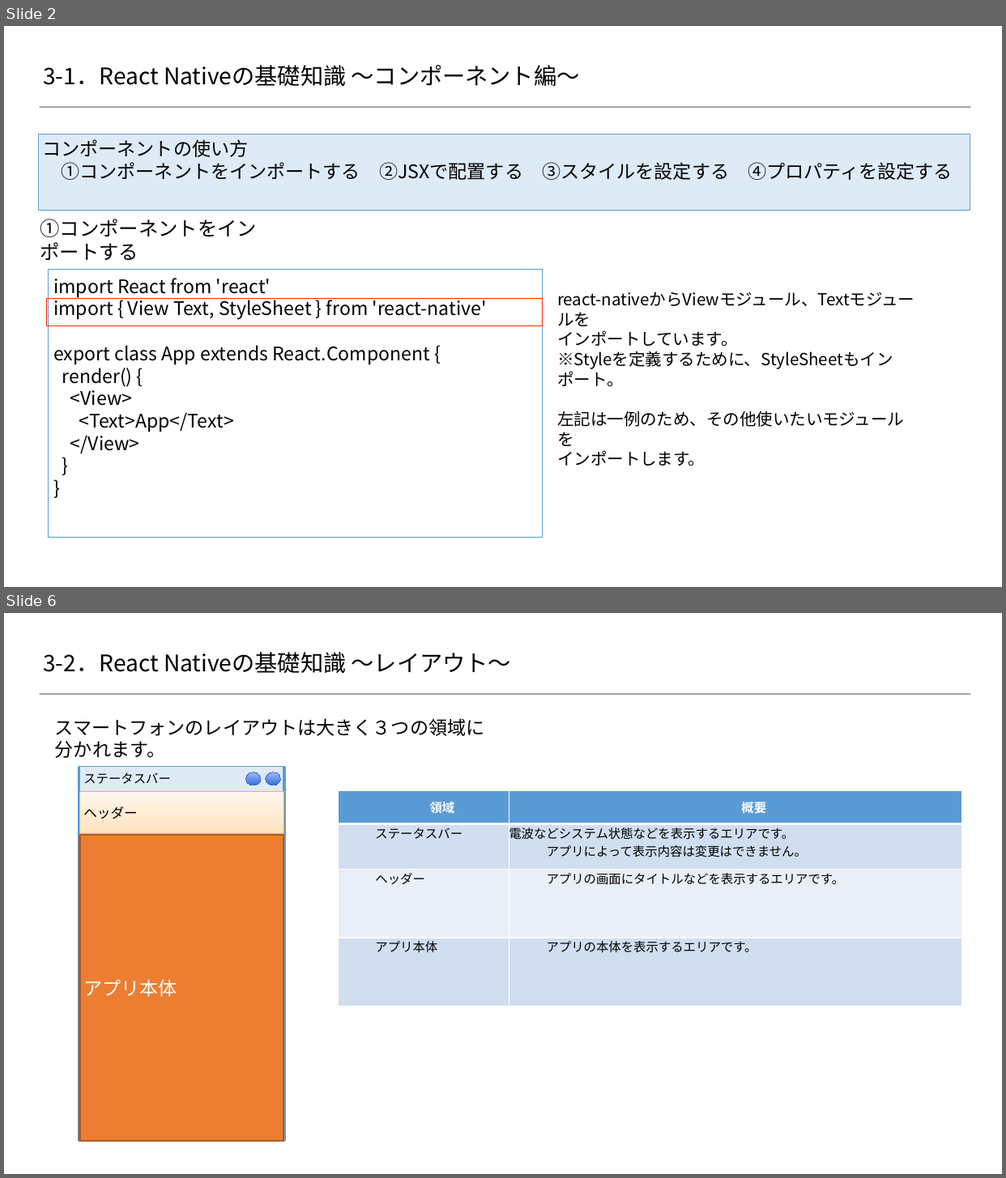
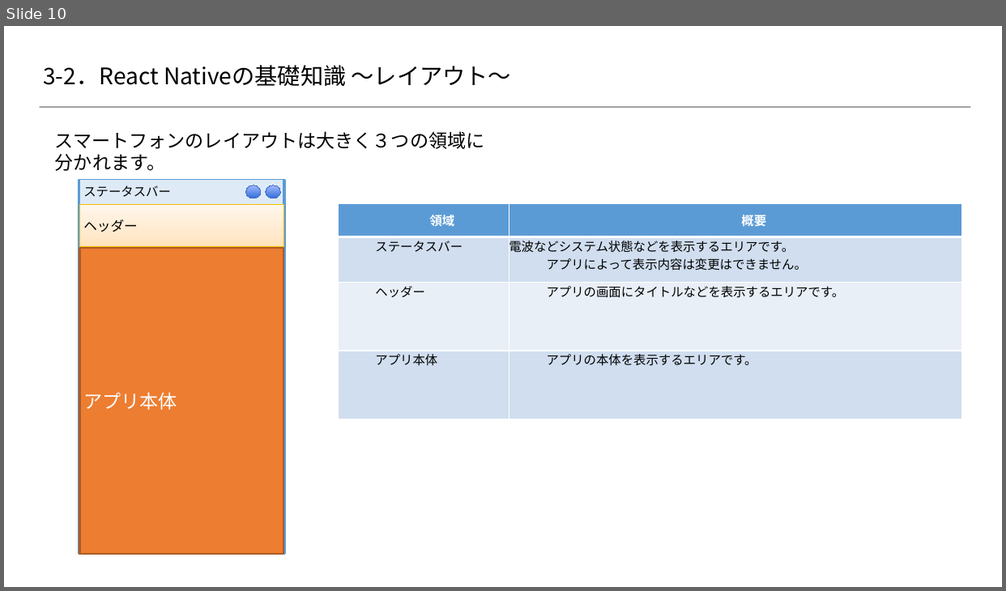
Before and after one commit to 2018SYSTEMI34/diary, a slide deck: doc/02_SlideShare/01.ネタ/３_ReactNative基礎知識/react-native.pptx. Shown one above the other, each under a label of ours: slides 2 and 6 before the commit, slide 10 after it; the slides between them are not shown. The pictures are 1006x1178 and 1006x591 pixels, drawn with LibreOffice and Linux fonts; fonts in the diff are those of the drawing; background and template pictures are left out. Boxes give left, top, right and bottom in pixels: in the first picture for what was removed or moved away, otherwise in the second. Text is boxed around its words. In the diff, an @@ line names an element or a change of style, - is before the commit and + after.

Commit message:
ReactNative基礎知識_ページ追加
ReactNative基礎知識_ページ追加

```diff
--- a/doc/02_SlideShare/01.ネタ/３_ReactNative基礎知識/react-native.pptx
+++ b/doc/02_SlideShare/01.ネタ/３_ReactNative基礎知識/react-native.pptx
@@ slide 2 removed at [4,26,1002,587], background #FFFFFF; not listed: 1 template element that a slide beside it also shows @@
@@ title removed at [43,65,580,86] @@
-3-1．React Nativeの基礎知識 ～コンポーネント編～
@@ text removed at [39,134,970,210] @@
-コンポーネントの使い方
-①コンポーネントをインポートする ②JSXで配置する ③スタイルを設定する ④プロパティを設定する
@@ text removed at [36,224,294,256] @@
-①コンポーネントをインポートする
@@ rectangle removed at [49,269,543,537] @@
@@ text removed at [53,278,487,454] @@
-import React from 'react'
-import { View Text, StyleSheet } from 'react-native'
-export class App extends React.Component {
-render() {
-<View>
-<Text>App</Text>
-</View>
-}
-}
@@ text removed at [557,292,914,466] @@
-react-nativeからViewモジュール、Textモジュールを
-インポートしています。
-※Styleを定義するために、StyleSheetもインポート。
-左記は一例のため、その他使いたいモジュールを
-インポートします。
@@ rectangle removed at [47,298,543,327] @@
@@ what was slide 6 is now slide 10 @@
```
Also in this commit, not shown: 3 slides changed, 6 slides added, 1 other slide removed.
